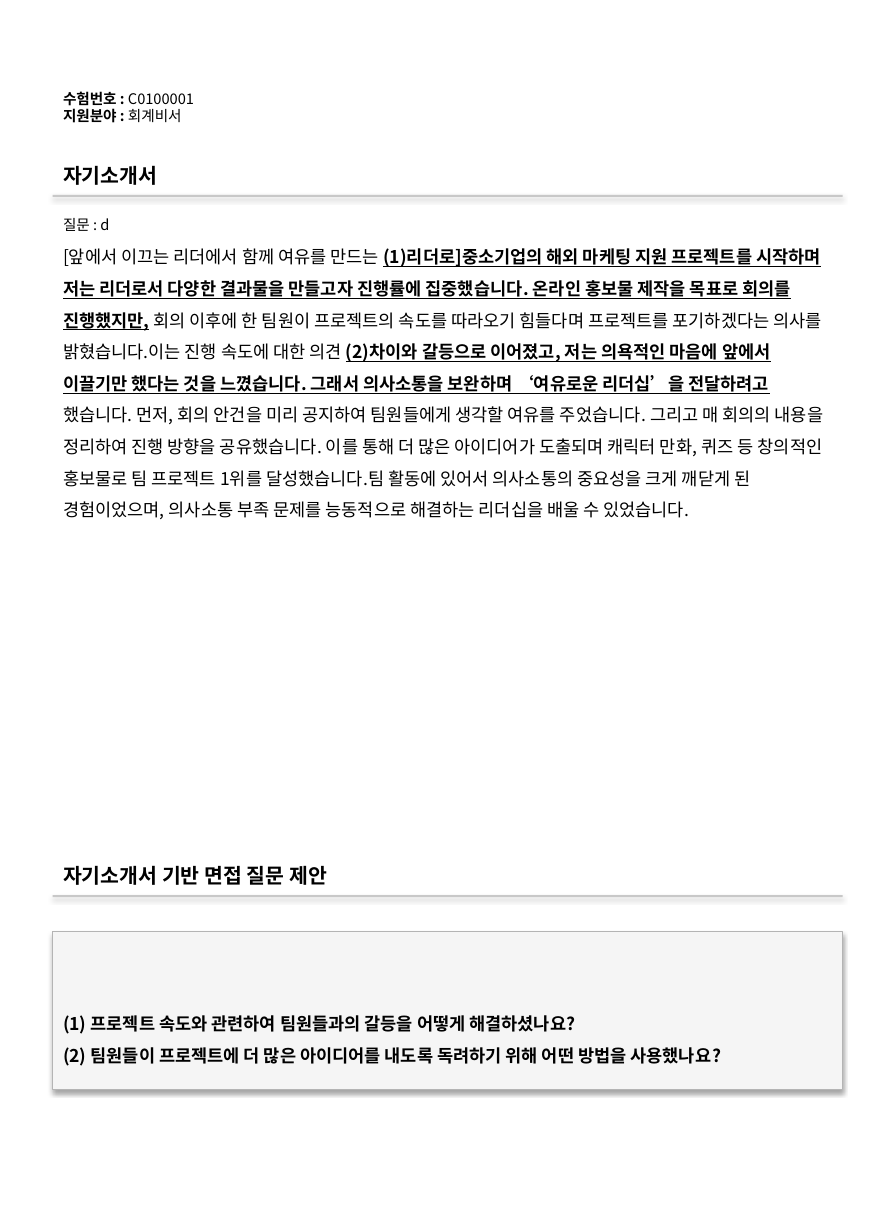
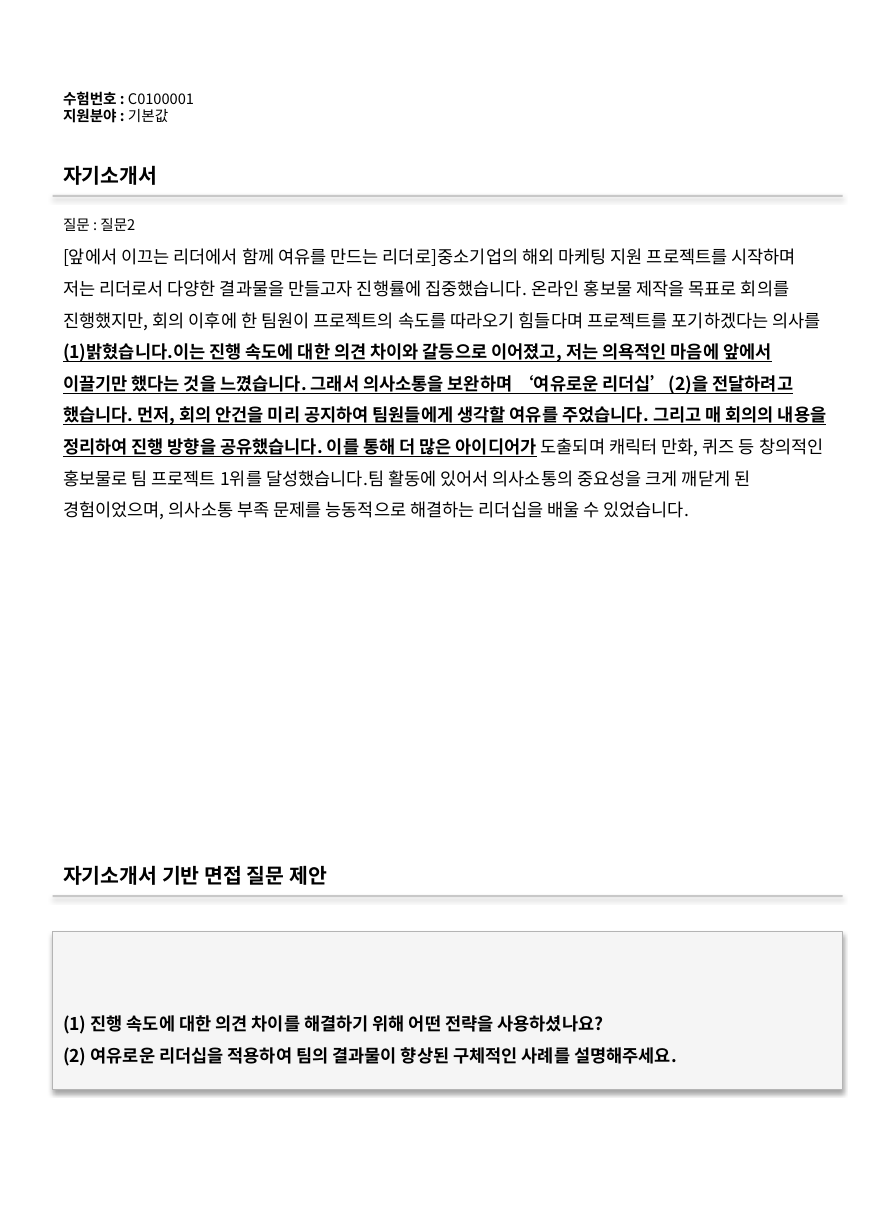
Before and after one commit to DaeGul2/isbr-auto-questionnaire, a slide deck: slide 2 of flask-server/outputs/output.pptx. Drawn at 871x1232 pixels with LibreOffice and Linux fonts; fonts in the diff are those of the drawing. Boxes give left, top, right and bottom in pixels: in the first picture for what was removed or moved away, otherwise in the second. Text is boxed around its words. In the diff, an @@ line names an element or a change of style, - is before the commit and + after.

```diff
--- a/flask-server/outputs/output.pptx
+++ b/flask-server/outputs/output.pptx
@@ text at bbox=[63, 91, 194, 123]: text changed @@
-수험번호 : C0100001
-지원분야 : 회계비서
+수험번호 : C0100001
+지원분야 : 기본값
@@ text at bbox=[63, 218, 135, 231]: text changed @@
-질문 : d
+질문 : 질문2
@@ text at bbox=[63, 248, 826, 519]: text changed @@
-[앞에서 이끄는 리더에서 함께 여유를 만드는 (1)리더로]중소기업의 해외 마케팅 지원 프로젝트를 시작하며 저는 리더로서 다양한 결과물을 만들고자 진행률에 집중했습니다. 온라인 홍보물 제작을 목표로 회의를 진행했지만, 회의 이후에 한 팀원이 프로젝트의 속도를 따라오기 힘들다며 프로젝트를 포기하겠다는 의사를 밝혔습니다.이는 진행 속도에 대한 의견 (2)차이와 갈등으로 이어졌고, 저는 의욕적인 마음에 앞에서 이끌기만 했다는 것을 느꼈습니다. 그래서 의사소통을 보완하며 ‘여유로운 리더십’을 전달하려고 했습니다. 먼저, 회의 안건을 미리 공지하여 팀원들에게 생각할 여유를 주었습니다. 그리고 매 회의의 내용을 정리하여 진행 방향을 공유했습니다. 이를 통해 더 많은 아이디어가 도출되며 캐릭터 만화, 퀴즈 등 창의적인 홍보물로 팀 프로젝트 1위를 달성했습니다.팀 활동에 있어서 의사소통의 중요성을 크게 깨닫게 된 경험이었으며, 의사소통 부족 문제를 능동적으로 해결하는 리더십을 배울 수 있었습니다.
+[앞에서 이끄는 리더에서 함께 여유를 만드는 리더로]중소기업의 해외 마케팅 지원 프로젝트를 시작하며 저는 리더로서 다양한 결과물을 만들고자 진행률에 집중했습니다. 온라인 홍보물 제작을 목표로 회의를 진행했지만, 회의 이후에 한 팀원이 프로젝트의 속도를 따라오기 힘들다며 프로젝트를 포기하겠다는 의사를 (1)밝혔습니다.이는 진행 속도에 대한 의견 차이와 갈등으로 이어졌고, 저는 의욕적인 마음에 앞에서 이끌기만 했다는 것을 느꼈습니다. 그래서 의사소통을 보완하며 ‘여유로운 리더십’(2)을 전달하려고 했습니다. 먼저, 회의 안건을 미리 공지하여 팀원들에게 생각할 여유를 주었습니다. 그리고 매 회의의 내용을 정리하여 진행 방향을 공유했습니다. 이를 통해 더 많은 아이디어가 도출되며 캐릭터 만화, 퀴즈 등 창의적인 홍보물로 팀 프로젝트 1위를 달성했습니다.팀 활동에 있어서 의사소통의 중요성을 크게 깨닫게 된 경험이었으며, 의사소통 부족 문제를 능동적으로 해결하는 리더십을 배울 수 있었습니다.
@@ text in rectangle at bbox=[63, 1015, 677, 1066]: text changed @@
-(1) 프로젝트 속도와 관련하여 팀원들과의 갈등을 어떻게 해결하셨나요?
-(2) 팀원들이 프로젝트에 더 많은 아이디어를 내도록 독려하기 위해 어떤 방법을 사용했나요?
+(1) 진행 속도에 대한 의견 차이를 해결하기 위해 어떤 전략을 사용하셨나요?
+(2) 여유로운 리더십을 적용하여 팀의 결과물이 향상된 구체적인 사례를 설명해주세요.
```
Also in this commit, not shown: 3 other slides changed, 8 slides added, 2 other files.
